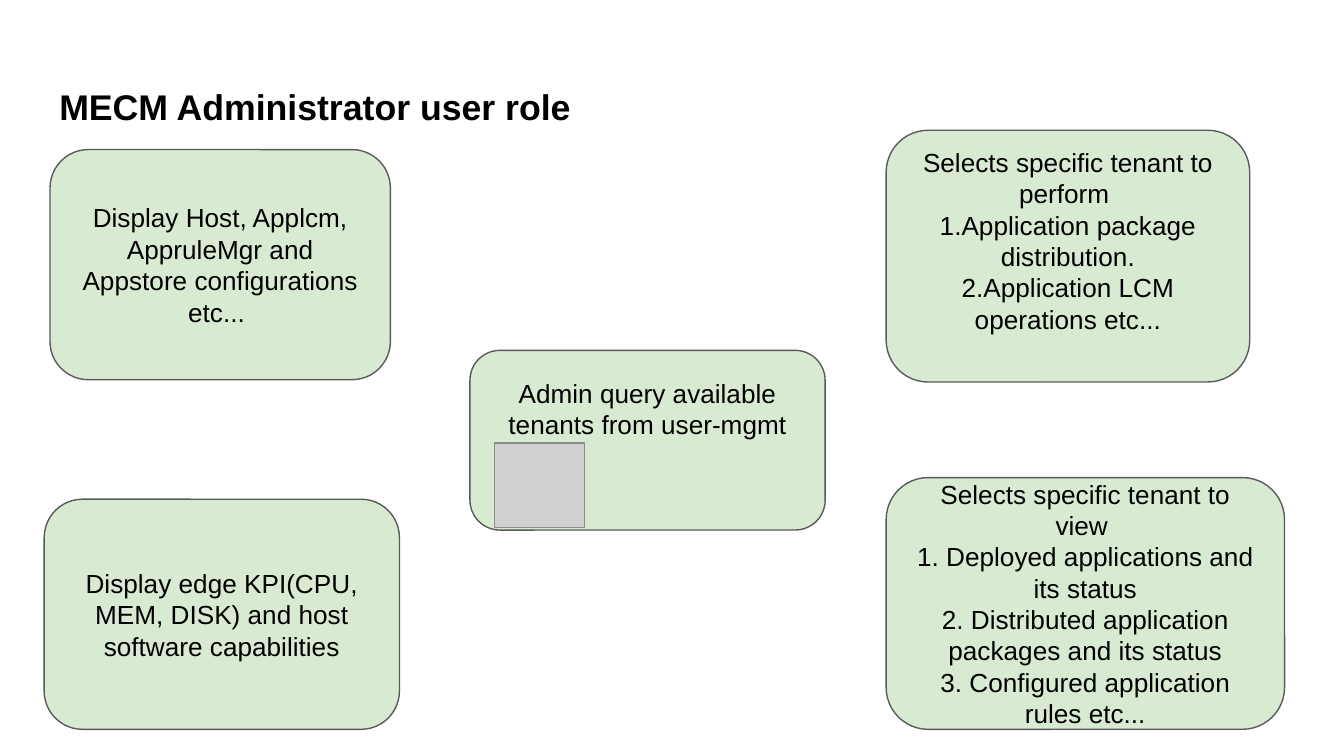
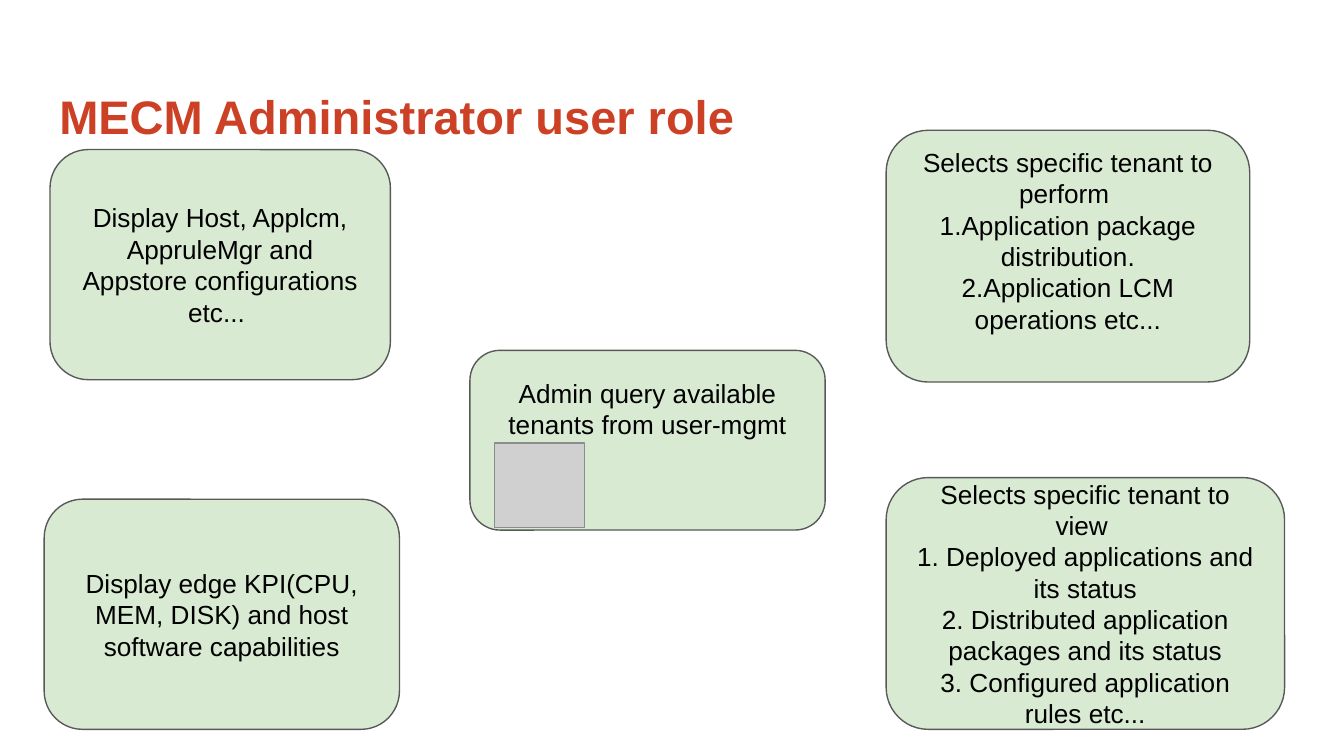
Before and after one commit to EdgeGallery/community, a slide deck: slide 5 of MECM PT/Release V1.1/MECM admin role support.pptx. Drawn at 1344x756 pixels with LibreOffice and Linux fonts; fonts in the diff are those of the drawing; grey boxes stand for pictures. Boxes give left, top, right and bottom in pixels: in the first picture for what was removed or moved away, otherwise in the second. Text is boxed around its words. In the diff, an @@ line names an element or a change of style, - is before the commit and + after.

Commit message:
mecm admin support

```diff
--- a/MECM PT/Release V1.1/MECM admin role support.pptx
+++ b/MECM PT/Release V1.1/MECM admin role support.pptx
@@ title "MECM Administrator user role" at [59,100,734,135]: size 19.1 to 25.2 pt, text colour #000000 to #CC4125 @@
```
Also in this commit, not shown: 9 other slides changed.
